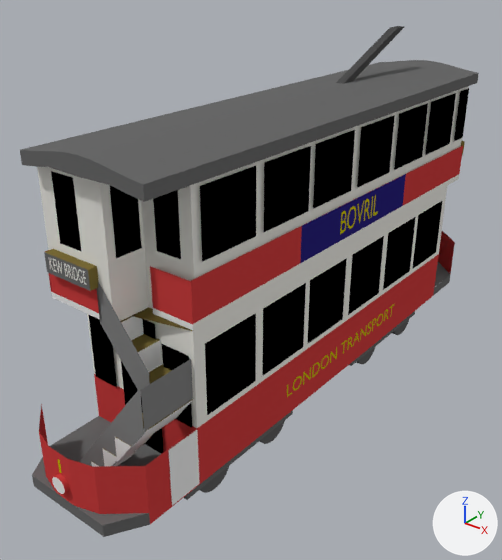
One commit to the Blender file trams/lut-type-z-lt.blend: the scene before it, then after it.
Rendered twice from a 50 mm lens placed at (3.51, -6.2, 4.09), pointed at (-0.18, -1.57, 1.23). The lights are fixed; the arrows at lower right show +X, +Y and +Z.

The scene before the commit, as lines of its bpy script (objects in view):
```python
ob_cube = bpy.data.objects.new('Cube', me_cube)
ob_cube.location = (-0.314, -1.243, 0.915)
ob_cube.rotation_euler = (1.571, 0.0, -11.0)  # degrees (90, 0, 90)
ob_cube.scale = (0.652, 0.758, 0.513)
ob_cube_006 = bpy.data.objects.new('Cube.006', me_cube_001)
ob_cube_006.location = (0.434, -0.802, 2.672)
ob_cube_013 = bpy.data.objects.new('Cube.013', me_cube_042)
ob_cube_013.location = (0.486, -3.279, 0.982)
ob_cube_013.rotation_euler = (0.0, 0.0, 3.142)  # degrees (0, 0, 180)
ob_cube_013.scale = (0.08, 0.1, 0.12)
ob_cube_015 = bpy.data.objects.new('Cube.015', me_cube_044)
ob_cube_015.location = (0.174, -3.279, 1.366)
ob_cube_015.rotation_euler = (0.0, 0.0, 3.142)  # degrees (0, 0, 180)
ob_cube_015.scale = (0.08, 0.1, 0.12)
ob_cube_016 = bpy.data.objects.new('Cube.016', me_cube_045)
ob_cube_016.location = (0.016, -3.279, 1.552)
ob_cube_016.rotation_euler = (0.0, 0.0, 3.142)  # degrees (0, 0, 180)
ob_cube_016.scale = (0.08, 0.1, 0.12)
ob_plane_002 = bpy.data.objects.new('Plane.002', me_plane_003)
ob_plane_002.location = (-0.01, -0.315, 2.486)
ob_plane_002.rotation_euler = (1.571, 0.0, 0.0)  # degrees (90, 0, 0)
ob_plane_002.scale = (0.594, 0.758, 0.769)
ob_plane_025 = bpy.data.objects.new('Plane.025', me_plane_058)
ob_plane_025.location = (-0.285, -3.486, 1.832)
ob_plane_025.rotation_euler = (-4.712, 1.571, 0.0)  # degrees (-270, 90, 0)
ob_plane_025.scale = (0.1, 0.1, 0.1)
ob_plane_026 = bpy.data.objects.new('Plane.026', me_plane_059)
ob_plane_026.location = (0.493, -3.188, 1.832)
ob_plane_026.rotation_euler = (-4.712, 1.571, 0.0)  # degrees (-270, 90, 0)
ob_plane_026.scale = (0.1, 0.1, 0.1)
ob_plane_027 = bpy.data.objects.new('Plane.027', me_plane_060)
ob_plane_027.location = (0.6, -3.297, 0.714)
ob_plane_027.rotation_euler = (0.0, 1.571, 0.0)  # degrees (0, 90, 0)
ob_plane_027.scale = (0.1, 0.1, 0.1)
# also in view: 'Cube.017' at (-0.26, -3.5, 2.01); 'Plane.015' at (0.6, -0.1, 1.21); 'Plane.044' at (0.34, -3.14, 2.43); 'Plane.024' at (0.57, -3.42, 1.27); 'Plane.006' at (0.6, -2.78, 2.43)
```
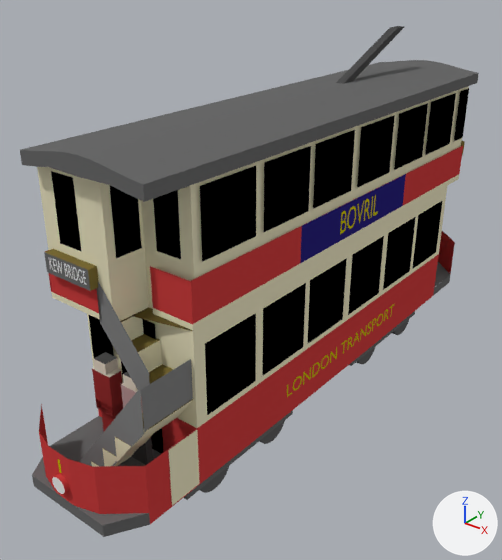
What changed in the scene script:
```text
Change mat_main_colour_1:
    mat_main_colour_1.base_color: (0.825, 0.814, 0.763) -> (0.825, 0.772, 0.536)  # white #eae9e2 -> beige #eae4c1
Change me_cube_041:
    where me_cube_041.from_pydata(...)  # 8 vertices, 6 faces; spans x -1.1..1.0, y -0.95..1.85, z -0.94..1.0
    used by ob_cube_012; location = (0.011, -3.579, 0.384); rotation_euler = (0.0, 0.0, 6.283), in degrees (0, 0, 360); scale = (0.08, 0.1, 0.12)
    me_cube_041 part 1: all 5 faces that had it switch from mat_maincolour1 (white #ececec) to mat_main_colour_1 (beige #eae3c1)
Change me_cube_040:
    where me_cube_040.from_pydata(...)  # 8 vertices, 6 faces; spans x -1.1..1.0, y -0.95..1.85, z -0.94..1.0
    used by ob_cube_002; location = (0.171, -3.579, 0.592); rotation_euler = (0.0, 0.0, 6.283), in degrees (0, 0, 360); scale = (0.08, 0.1, 0.12)
    me_cube_040 part 2: all 5 faces that had it switch from mat_maincolour1 (white #ececec) to mat_main_colour_1 (beige #eae3c1)
Change me_cube_039:
    where me_cube_039.from_pydata(...)  # 8 vertices, 6 faces; spans x -1.1..1.0, y -0.95..1.85, z -0.94..1.0
    used by ob_cube_001; location = (0.329, -3.579, 0.777); rotation_euler = (0.0, 0.0, 6.283), in degrees (0, 0, 360); scale = (0.08, 0.1, 0.12)
    me_cube_039 part 3: all 5 faces that had it switch from mat_maincolour1 (white #ececec) to mat_main_colour_1 (beige #eae3c1)
Change me_plane_003:
    where me_plane_003.from_pydata(...)  # 20 vertices, 5 faces; spans x -0.88..0.97, y -2.72..-1.15, z -1.62..3.76
    used by ob_plane_002; location = (-0.01, -0.315, 2.486); rotation_euler = (1.571, 0.0, 0.0), in degrees (90, 0, 0); scale = (0.594, 0.758, 0.769)
    me_plane_003 part 4: the loose piece of 4 vertices spanning x 0.51..0.97, y -2.16..-1.34, z 3.76 is deleted
Change me_plane_036:
    where me_plane_036.from_pydata(...)  # 36 vertices, 33 faces; spans x -0.089..0.335, y -0.574..0.612, z -0.146..0.146
    used by ob_plane_015_002; location = (0.346, -2.934, 2.046); rotation_euler = (1.571, 0.0, 4.712), in degrees (90, 0, 270); scale = (0.68, 0.68, 0.68)
    me_plane_036 part 5: all 12 vertices in x 0.244..0.335, y -0.574..0.041, z -0.146..0.146 are moved by (-0.278, 0.0, 0.0)
Change me_plane_014:
    where me_plane_014.from_pydata(...)  # 36 vertices, 33 faces; spans x -0.089..0.335, y -0.574..0.612, z -0.146..0.146
    used by ob_plane_012_1; location = (0.008, -2.929, 2.046); rotation_euler = (1.571, 0.0, 4.712), in degrees (90, 0, 270); scale = (0.68, 0.68, 0.68)
    me_plane_014 part 6: all 12 vertices in x 0.244..0.335, y -0.574..0.041, z -0.146..0.146 are moved by (-0.306, 0.0, 0.0)
Change ob_plane_015_002:
    ob_plane_015_002.location: (0.346, -2.934, 2.046) -> (0.123, -3.337, 0.796)
    remove ob_plane_015_002.hide_set(True)  # its collection is switched off
Change ob_plane_012_1:
    ob_plane_012_1.location: (0.008, -2.929, 2.046) -> (-0.214, -3.332, 0.796)
    remove ob_plane_012_1.hide_set(True)  # its collection is switched off
```

Pixel boxes (x1, y1, x2, y2) of what changed, in the pictures (502 x 560 px; the box of a moved part takes in the faces that stretch with it):
'Cube', recoloured
    both: (47, 146, 463, 507)
'Cube.006', recoloured
    both: (37, 86, 469, 321)
'Plane.002', reshaped
    before: (89, 315, 192, 454)
    after: (89, 315, 164, 454)
'Plane.026', recoloured (white to beige)
    both: (150, 266, 193, 330)
'Plane_012', shown
    after: (92, 352, 123, 431)
'Plane.027', recoloured
    both: (169, 430, 200, 505)
'Plane.025', recoloured (white to beige)
    both: (51, 290, 100, 319)
'Cube.015', recoloured
    both: (131, 334, 162, 371)
'Plane_015.002', shown
    after: (121, 372, 153, 465)
'Cube.013', recoloured
    both: (132, 399, 194, 448)
'Cube.016', recoloured
    both: (121, 316, 144, 340)
'Cube.001', recoloured (white to beige)
    both: (115, 434, 153, 462)
'Cube.002', recoloured (white to beige)
    both: (102, 448, 138, 466)
'Cube.012', recoloured
    both: (91, 453, 134, 467)
part 4 of me_plane_003, deleted
    before: (162, 344, 192, 427)
part 5 of me_plane_036, moved or reshaped (not visible before)
    after: (132, 437, 153, 465)
part 6 of me_plane_014, moved or reshaped (not visible before)
    after: (96, 399, 123, 431)
